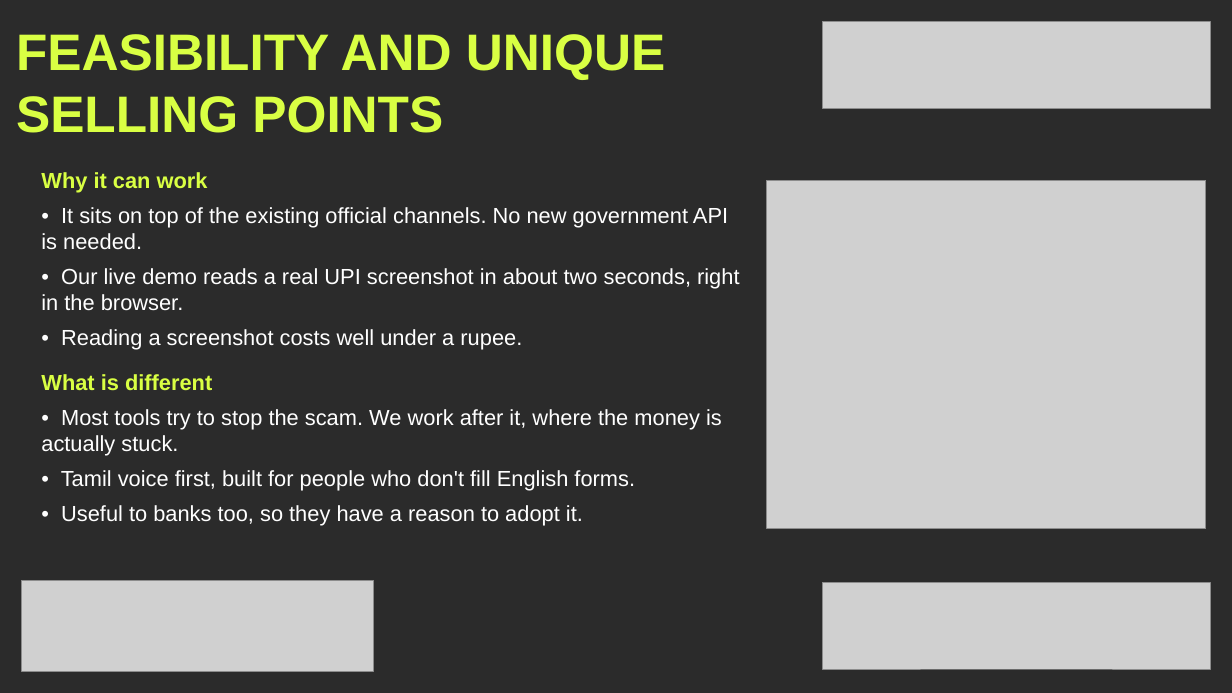
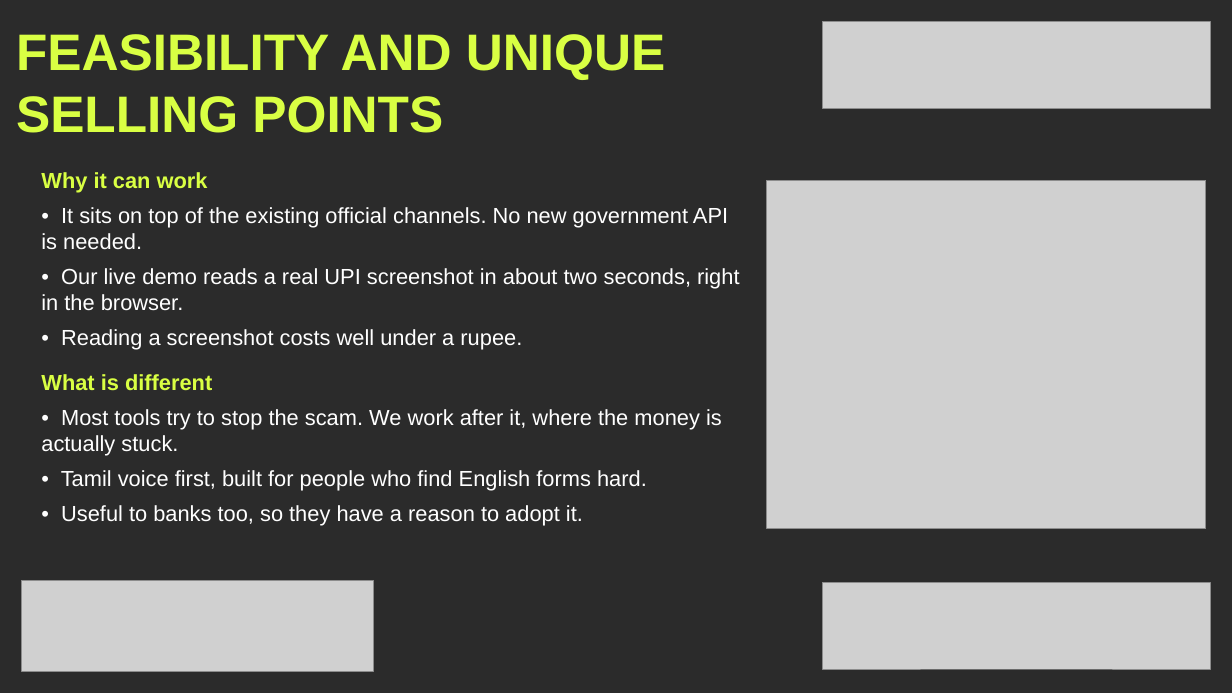
Before and after one commit to mahak867/Golden-Hour, a slide deck: slide 5 of deck/GoldenHour_KHacks4_Submission_Visual.pptx. Drawn at 1232x693 pixels with LibreOffice and Linux fonts; fonts in the diff are those of the drawing; grey boxes stand for pictures; background and template pictures are left out; a plain dark background stands for a picture behind light text. Boxes give left, top, right and bottom in pixels: in the first picture for what was removed or moved away, otherwise in the second. Text is boxed around its words. In the diff, an @@ line names an element or a change of style, - is before the commit and + after.

```diff
--- a/deck/GoldenHour_KHacks4_Submission_Visual.pptx
+++ b/deck/GoldenHour_KHacks4_Submission_Visual.pptx
@@ text at <box>61,470,647,491</box>: text changed @@
-• Tamil voice first, built for people who don't fill English forms.
+• Tamil voice first, built for people who find English forms hard.
```
Also in this commit, not shown: 1 other slide changed, 14 other files.
